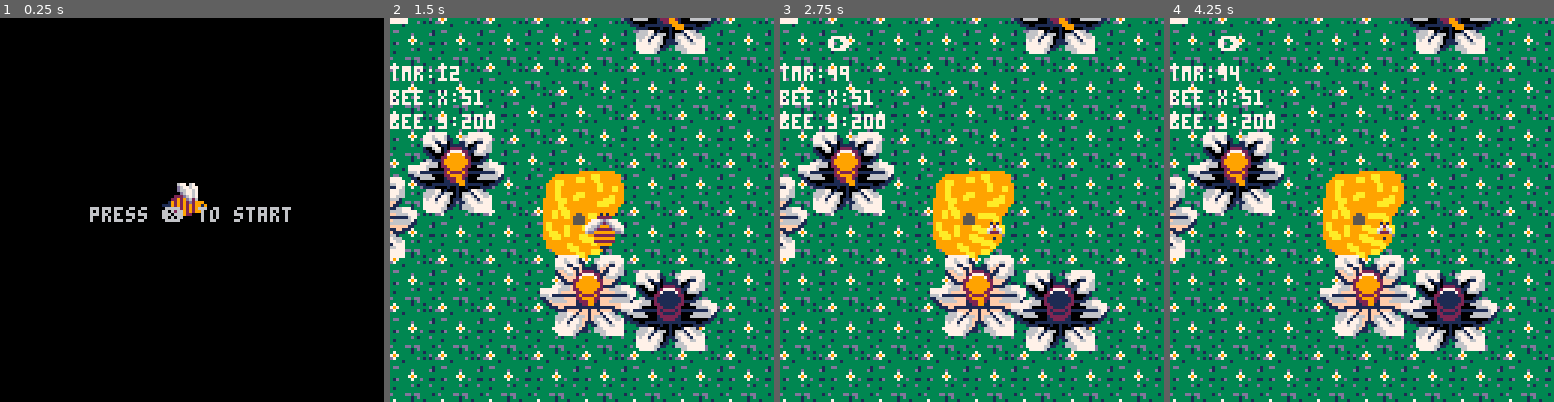
Above: before the commit, frames 1-4 (left to right).
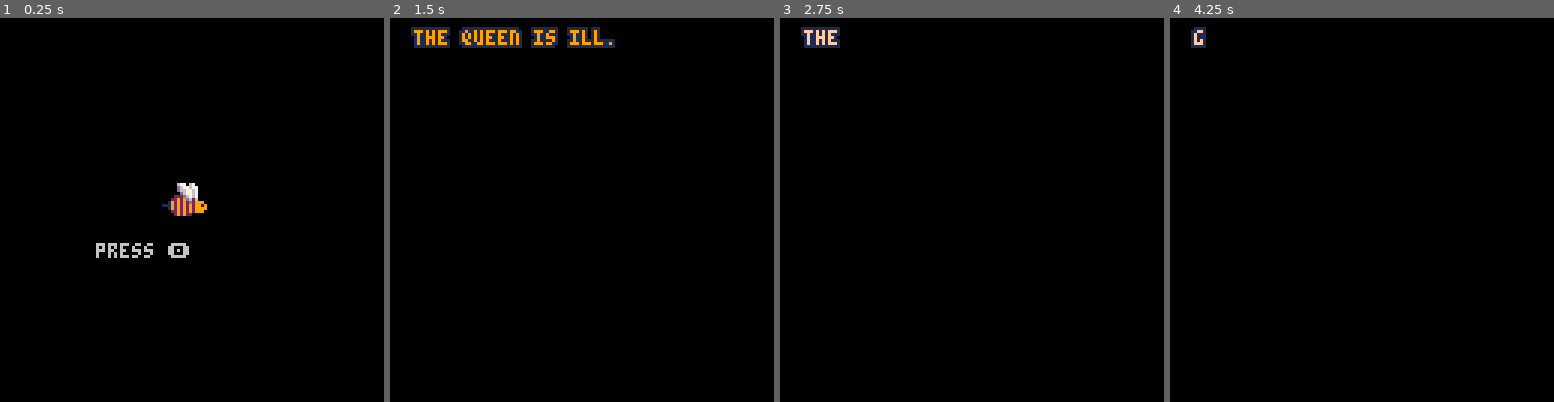
Above: after the commit, the same moments.

Repository: Amustache/beezz
Game: PICO-8 cartridge main.p8
The game is run twice, just before and just after one commit, with the same random seed, the same clock (stepped at 60 frames per second) and the same inputs.
Inputs:
- Up to frame 1 (0.25 s): no input
- Up to frame 2 (1.5 s): tap X (X key) at 0.33, 1.07 s; tap O (Z key) at 0.7 s
- Up to frame 3 (2.75 s): hold Right 1.6-2.1 s; tap O (Z key) at 1.7, 2.1, 2.5 s; tap X (X key) at 1.85 s; hold Up 2.15-2.42 s; hold Right from 2.47 s (still down)
- Up to frame 4 (4.25 s): tap O (Z key) every 0.4 s from 2.9 to 4.1 s; tap X (X key) at 2.97, 4.08 s; release Right at 3.03 s; hold Left 3.08-3.58 s; hold Down 3.63-3.97 s; hold Right from 4.02 s (still down)

The runs differ from the first frame. In frame 1, 1.3% of the frame differs, in the area x 23-76%, y 49-63%; in frame 2, 98%; in frame 3, 98%; in frame 4, 98%, in the area x 0-100%, y 0-100%.

Commit message:
working intro + textbox

Diff:
--- a/main.p8
+++ b/main.p8
@@ -102,36 +101,56 @@
 
 -- ** actual game ** --
 function _init()
+ -- text boxes
+ dtb_init()
+
  menu_init()
 end
 -->8
 -- menu and intro
+-- ** menu ** --
 function menu_init()
  _update=menu_update
  _draw=menu_draw
 end
 
 function menu_update()
- if(btnp(5)) then
-  intro()
+ if(btnp(4)) then
+  intro_init()
  end
 end
 
 function menu_draw()
  cls()
  spr(10,54,54,2,2)
- print("press ❎ to start",30,63)
-end
-
-function intro()
- -- launch the music
- music(0)
- -- todo lol
- player_init()
- bees_init()
- exploration_init()
- _update=exploration_update
- _draw=exploration_draw
+ print("press 🅾️",32,75)
+end
+
+-- ** intro ** --
+function intro_init()
+ intro_msg_set(1)
+
+ _update=nil
+ _draw=intro_draw
+end
+
+function intro_draw()
+ cls()
+ if(intro_msg_draw(4, 4) == "empty") then
+  cls()
+  _update=dtb_update
+  _draw=dtb_draw
+
+  dtb_disp("⬅️,➡️,⬆️,⬇️:move;              ❎:action (forage, talk, ..); 🅾️:choose/end dialogue")
+  dtb_disp("press 🅾️ to start",function()
+   player_init()
+   bees_init()
+   exploration_init()
+   music(0)
+   _update=exploration_update
+   _draw=exploration_draw
+  end)
+ end
 end
 -->8
 -- exploration
@@ -353,6 +372,9 @@
 function exploration_update()
  player_exploration_update()
  foreach(bees,bee_exploration_update)
+
+ -- text boxes
+ dtb_update()
 end
 
 -- ** exploration - drawing ** --
@@ -409,6 +431,9 @@
  -- player
  player_draw()
 
+ -- textboxes
+ dtb_draw()
+
  debug_infos(0,0)
 end
 -->8
@@ -501,6 +526,497 @@
 
   -- bee
  player_draw()
+end
+-->8
+-- textboxes
+-- code courtesy of oli414/bbs
+
+-- call this before you start using dtb.
+-- optional parameter is the number of lines that are displayed. default is 3.
+function dtb_init(numlines)
+ dtb_queu={}
+ dtb_queuf={}
+ dtb_numlines=3
+ if numlines then
+  dtb_numlines=numlines
+ end
+ _dtb_clean()
+end
+
+-- this will add a piece of text to the queu. the queu is processed automatically.
+function dtb_disp(txt,callback)
+ local lines={}
+ local currline=""
+ local curword=""
+ local curchar=""
+ local upt=function()
+  if #curword+#currline>29 then
+   add(lines,currline)
+   currline=""
+  end
+  currline=currline..curword
+  curword=""
+ end
+ for i=1,#txt do
+  curchar=sub(txt,i,i)
+  curword=curword..curchar
+  if curchar==" " then
+   upt()
+  elseif #curword>28 then
+   curword=curword.."-"
+   upt()
+  end
+ end
+ upt()
+ if currline~="" then
+  add(lines,currline)
+ end
+ add(dtb_queu,lines)
+ if callback==nil then
+  callback=0
+ end
+ add(dtb_queuf,callback)
+end
+
+-- functions with an underscore prefix are ment for internal use, don't worry about them.
+function _dtb_clean()
+ dtb_dislines={}
+ for i=1,dtb_numlines do
+  add(dtb_dislines,"")
+ end
+ dtb_curline=0
+ dtb_ltime=0
+end
+
+function _dtb_nextline()
+ dtb_curline+=1
+ for i=1,#dtb_dislines-1 do
+  dtb_dislines[i]=dtb_dislines[i+1]
+ end
+ dtb_dislines[#dtb_dislines]=""
+ -- sfx(2)
+end
+
+function _dtb_nexttext()
+ if dtb_queuf[1]~=0 then
+  dtb_queuf[1]()
+ end
+ del(dtb_queuf,dtb_queuf[1])
+ del(dtb_queu,dtb_queu[1])
+ _dtb_clean()
+ -- sfx(2)
+end
+
+-- make sure that this function is called each update.
+function dtb_update()
+ if #dtb_queu>0 then
+  if dtb_curline==0 then
+   dtb_curline=1
+  end
+  local dislineslength=#dtb_dislines
+  local curlines=dtb_queu[1]
+  local curlinelength=#dtb_dislines[dislineslength]
+  local complete=curlinelength>=#curlines[dtb_curline]
+  if complete and dtb_curline>=#curlines then
+   if btnp(4) then
+    _dtb_nexttext()
+    return
+   end
+  elseif dtb_curline>0 then
+   dtb_ltime-=1
+   if not complete then
+    if dtb_ltime<=0 then
+     local curchari=curlinelength+1
+     local curchar=sub(curlines[dtb_curline],curchari,curchari)
+     dtb_ltime=1
+     if curchar~=" " then
+      -- sfx(0)
+     end
+     if curchar=="." then
+      dtb_ltime=6
+     end
+     dtb_dislines[dislineslength]=dtb_dislines[dislineslength]..curchar
+    end
+    if btnp(4) then
+     dtb_dislines[dislineslength]=curlines[dtb_curline]
+    end
+   else
+    --if btnp(4) then
+     _dtb_nextline()
+    --end
+   end
+  end
+ end
+end
+
+-- make sure to call this function everytime you draw.
+function dtb_draw()
+ -- reset camera
+ camera()
+
+ if #dtb_queu>0 then
+  local dislineslength=#dtb_dislines
+  local offset=0
+  if dtb_curline<dislineslength then
+   offset=dislineslength-dtb_curline
+  end
+  rectfill(2,125-dislineslength*8,125,125,0)
+  if dtb_curline>0 and #dtb_dislines[#dtb_dislines]==#dtb_queu[1][dtb_curline] then
+   print("\x8e",118,120,1)
+  end
+  for i=1,dislineslength do
+   print(dtb_dislines[i],4,i*8+119-(dislineslength+offset)*8,7)
+  end
+ end
+
+ -- camera is back
+ camera(cam_x, cam_y)
+end
+-->8
+-- introduction
+-- code courtesy of shooting★/bbs
+
+--★ is used as my signature.
+--[[
+  text codes:
+
+  $u1 = underline text (0 for
+         no underline)
+
+  $b## = border color, ##= a
+         number, 0-15
+
+  $o## = outline color
+
+  $c## = text color
+
+  $d## = delay extra (0-99)
+         if more delay is
+         needed, use $f##
+         and create a custom
+         fx for it.
+
+  $f## = special effects
+
+  for any of these, you can use
+  xx instead of a number to
+  reset it to default (based
+  on the default config you
+  have set up)
+
+  alternatively, you can use
+  16 to set it to nil and
+  remove it.
+]]--
+  --==configurations==--
+
+  --[[
+   configure your defaults
+   here
+  --]]
+★intro_msg_cnf = {
+ --default color 1
+ 15,
+ --default highlight 2
+ nil,
+ --default outline 3
+ 1,
+ --letter spacing 4
+ 4,
+ --new line spacing 5
+ 7,
+ --blip sound 6
+ 0,
+ --next msg sound 7
+ 1,
+
+ ---------------------
+
+ --skip text/fast finish
+ --button 8
+ 4,
+ --next action character
+ '🅾️',
+ --next action character color
+ 9
+}
+
+  --[[
+   standard variables,dont edit
+  --]]
+★intro_msg_i=1
+★intro_msg_t=0
+★intro_msg_del=1
+★intro_msg_cur=1
+  --==edit special fx here==--
+  --[[
+   special effects can be
+   applied to all text after
+   the fx code: $fid
+
+   where id=a number starting
+   with 1. in this sample,
+   $f01 gives a wavy text
+   effect. its auto-indexed,
+   so make sure you comment
+   similar to what i did
+   to avoid confusion.
+
+   self values:
+    _dx (draw x)
+    _dy (draw y)
+    _fxv (fx value)
+    _c (color)
+    c (character)
+    _b (border color, nil for
+        none)
+    _o (outline color, nil for
+        none)
+    _img (image index from
+          sprite list)
+    _upd (function, dont mod
+          this)
+    _id  (index id of the
+          character)
+  --]]
+★intro_msg_fx = {
+ --$f01
+ function(i, fxv)
+  --floaty effect
+  --[[
+   first, we get the self
+   value (i) by using
+   local self=★intro_msg_str[i].
+
+   self._fxv = fx value
+   self._dy = draw y, adds
+   to the already rendering
+   y position.
+  --]]
+  local self=★intro_msg_str[i]
+  self._dy=sin(self._fxv+fxv)
+  self._fxv+=0.05
+ end,
+ --$f02
+ function(i, fxv)
+  --floaty effect 2
+  --[[
+   this time with random x
+   locations.
+  --]]
+  local self=★intro_msg_str[i]
+  self._dy=sin(self._fxv+fxv)
+  self._dx=rnd(4)-rnd(2)
+  self._fxv+=0.05
+ end
+
+}
+
+  --[[
+   store your messages here
+   in this variable. make sure
+   to comment the number to
+   avoid confusion. empty text
+   will end the text
+   displaying. when you press
+   the configured 'next' key,
+   it auto-continues to the
+   next string.
+  --]]
+★intro_msg_ary={
+ -- keep first line whitespace to start the fucker.
+ -- keep the last line empty to end the fucker.
+ -- last character is discarded
+ ' ',
+ '$c09the queen is ill.$cxx ',
+ 'recent $c09pollen harvests have   \n not been very successful, and \n it is the main source of      \n $c09energy$cxx for the entire $c09hive$cxx. ',
+ 'the $c09queen$cxx is the              \n personification of the health  \n of the $c09hive$cxx. if the $c09hive$cxx falls,\n so does the $c09queen$cxx. ',
+ 'as a faithful member of the   \n $c09hive$cxx - your home - it is your  \n duty to collect $c09pollen$cxx, with   \n the help of your companions, to\n give it enough resources and   \n $c09energy$cxx to survive for years to \n come. ',
+ 'good thing, the $c09flowers$cxx came  \n back. go, collect the $c09pollen$cxx   \n from the $c09flowers$cxx, and bring it \n back to the $c09hive$cxx. only the work\n of all the bees can save the   \n $c09hive$cxx. ',
+ ''
+ --'$c09welcome$cxx to the introduction!',
+ --'you can draw sprites\n$i01   like this, and you can\n\nadd a delay$d04...$dxxlike this!',
+ --'looking for $d08$f01spooky$fxx$dxx effects?$d30\n$dxxhmm, how about some\n$oxx$o16$c01$b10highlighting$bxx',
+ --'$o16$u1underlining?$u0$d30$oxx $dxx geeze, you\'re\na $f02hard one to please!',
+ --''
+}
+
+ --string storage--
+★intro_msg_str={}
+
+ --function to set message
+ --id=index in ★intro_msg_ary
+function intro_msg_set(id)
+ --sine variable
+ ★intro_msg_sin=0
+ ★intro_msg_cur=id
+ --reset message string
+ ★intro_msg_str={}
+ --reset index counter
+ ★intro_msg_i=1
+ local __id=0
+ for i=1,#★intro_msg_ary[id] do
+  --add characters
+  add(★intro_msg_str, {
+   --character
+   c=sub(★intro_msg_ary[id], i, i),
+   --color
+   _c=★intro_msg_cnf[1],
+   --bg color
+   _b=★intro_msg_cnf[2],
+   --outline color
+   _o=★intro_msg_cnf[3],
+   --draw_x and draw_y
+   _dx=0,
+   _dy=0,
+   --fx value
+   _fxv=0,
+   --image to draw
+   _img=nil,
+   --extra delay
+   _del=0,
+
+   --update function for fx
+   _upd=function() end,
+   _id=__id
+  })
+  __id+=1
+ end
+ msgparse()
+end
+
+--parse entire message :u
+function msgparse()
+ for i=1,#★intro_msg_str do
+  if not ★intro_msg_str[i+1] then return "msgparse" end
+  local t=★intro_msg_str[i].c
+  local c=★intro_msg_str[i+1].c
+  if t=='$' and (c=='c' or c=='b' or c=='f' or c=='d' or c=='o' or c=='i') then
+   ★intro_msg_str[i].skp=true
+   ★intro_msg_str[i+1].skp=true
+   ★intro_msg_str[i+2].skp=true
+   ★intro_msg_str[i+3].skp=true
+   local val=tonum(★intro_msg_str[i+2].c..★intro_msg_str[i+3].c)
+   for j=i,#★intro_msg_str do
+    if c=='c' then
+     ★intro_msg_str[j]._c=val or ★intro_msg_cnf[1]
+    end
+    if c=='b' then
+     ★intro_msg_str[j]._b=val or nil
+    end
+    if c=='f' then
+     ★intro_msg_str[j]._upd=★intro_msg_fx[val] or function() end
+    end
+    if c=='d' then
+     ★intro_msg_str[j]._del=val or 0
+    end
+    if c=='o' then
+     ★intro_msg_str[j]._o=val or ★intro_msg_cnf[3]
+    end
+    if c=='i' then
+     ★intro_msg_str[i+4]._img=val or nil
+    end
+   end
+  end
+
+
+  if t=='$' and c=='u' then
+   ★intro_msg_str[i].skp=true
+   ★intro_msg_str[i+1].skp=true
+   ★intro_msg_str[i+2].skp=true
+   for j=i,#★intro_msg_str do
+    ★intro_msg_str[j]._un=tonum(★intro_msg_str[i+2].c) or 0
+   end
+  end
+ end
+end
+ --function to draw msg
+function intro_msg_draw(x, y)
+ --return if text is empty
+ if ★intro_msg_ary[★intro_msg_cur] == '' then return "empty" end
+ --set a btnp value
+ if not btn(★intro_msg_cnf[8]) then ★intro_msg_btnp=false end
+ --loop...
+ while ★intro_msg_i<#★intro_msg_str do
+  --idk why you're trying to
+  --read this
+  if btnp(★intro_msg_cnf[8]) then
+   ★intro_msg_i=#★intro_msg_str-1
+   ★intro_msg_btnp=true
+  end
+  --like seriously, its just
+  --vital function stuff.
+  ★intro_msg_t+=1
+  if ★intro_msg_str[★intro_msg_i].skp then ★intro_msg_i+=1 end
+  if ★intro_msg_t>=★intro_msg_del+★intro_msg_str[★intro_msg_i]._del then
+   ★intro_msg_i+=1
+   sfx(0)
+   ★intro_msg_t=0
+  end
+  break;
+ end
+  --i mean, hey... if you want
+  --to keep reading, go ahead.
+ local i=1
+ local _x=0
+ local _y=0
+ while i<★intro_msg_i do
+  if not ★intro_msg_str[i] then return "no intro" end
+  if not ★intro_msg_str[i].skp then
+  --i wont try and stop you.
+   _x+=★intro_msg_cnf[4]
+   if ★intro_msg_str[i]._b and ★intro_msg_str[i]._b != 16 then
+    rectfill(x+_x, y+_y-1, x+_x+★intro_msg_cnf[4], y+_y+5, ★intro_msg_str[i]._b)
+   end
+
+   if ★intro_msg_str[i]._img then
+    spr(★intro_msg_str[i]._img, x+_x+★intro_msg_str[i]._dx, y+★intro_msg_str[i]._dy+_y)
+   end
+   --you're probably getting
+   --bored now, right?
+   if ★intro_msg_str[i]._o and ★intro_msg_str[i]._o != 16 then
+    local __x=x+_x+★intro_msg_str[i]._dx
+    local __y=y+★intro_msg_str[i]._dy+_y
+    for i4=1,3 do
+     for j4=1,3 do
+      print(★intro_msg_str[i].c, __x-2+i4, __y-2+j4, ★intro_msg_str[i]._o)
+     end
+    end
+   end
+
+   --yep, not much here...
+   print(★intro_msg_str[i].c, x+_x+★intro_msg_str[i]._dx, y+★intro_msg_str[i]._dy+_y, ★intro_msg_str[i]._c)
+   if ★intro_msg_str[i]._un == 1 then
+    line(x+_x, y+_y+5, x+_x+★intro_msg_cnf[4], y+_y+5)
+   end
+
+   if ★intro_msg_str[i].c == '\n' then
+    _x=0
+    _y+=★intro_msg_cnf[5]
+   end
+  else
+   --why am ☉ even trying
+   --to get you to not read it?
+  end
+  i+=1
+ end
+
+ if ★intro_msg_i>=#★intro_msg_str then
+  --print(★intro_msg_cnf[9], x+★intro_msg_cnf[4]+_x+cos(★intro_msg_sin), y+_y+sin(★intro_msg_sin), ★intro_msg_cnf[10])
+  ★intro_msg_sin+=0.05
+  if btnp(★intro_msg_cnf[8]) and ★intro_msg_btnp != true then
+   sfx(1)
+   ★intro_msg_cur+=1
+   intro_msg_set(★intro_msg_cur)
+  end
+ end
+  --i mean, its not like
+  --i care.
+ for ii=1,#★intro_msg_str do
+  ★intro_msg_str[ii]._upd(ii, ii/3)
+ end
+
+ --enjoy the script :)--
 end
 __gfx__
 000000000000000000000099900000000000000000000000000000000000000000000000000000000000000000000000000000000000000000000000d222222d
